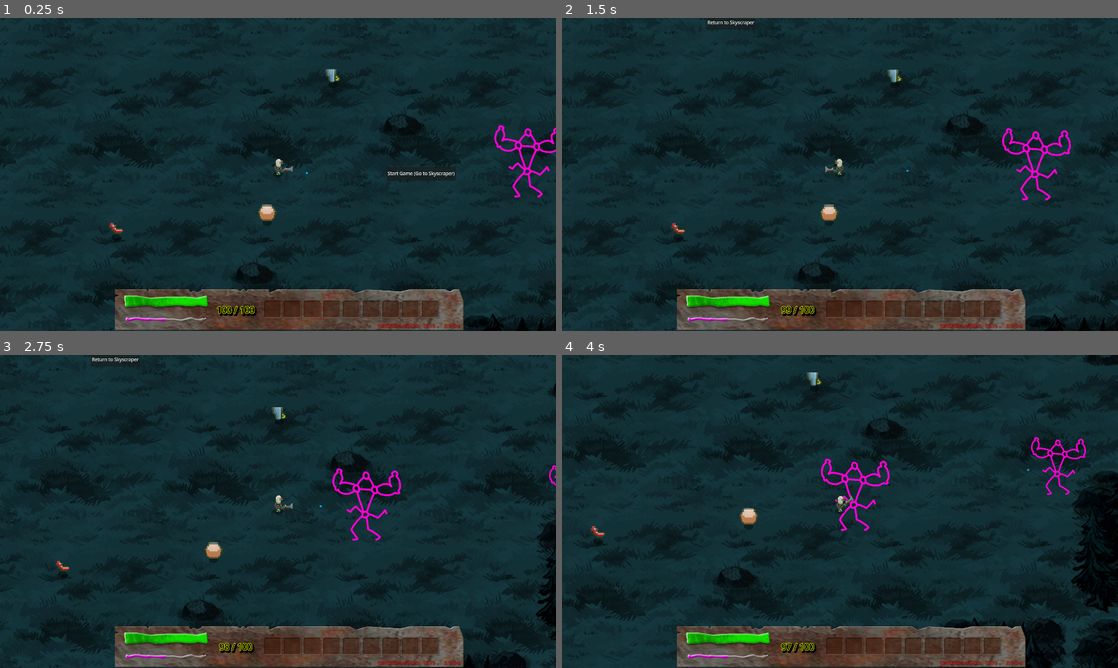
Above: before the commit, frames 1-4 (two rows, left to right).
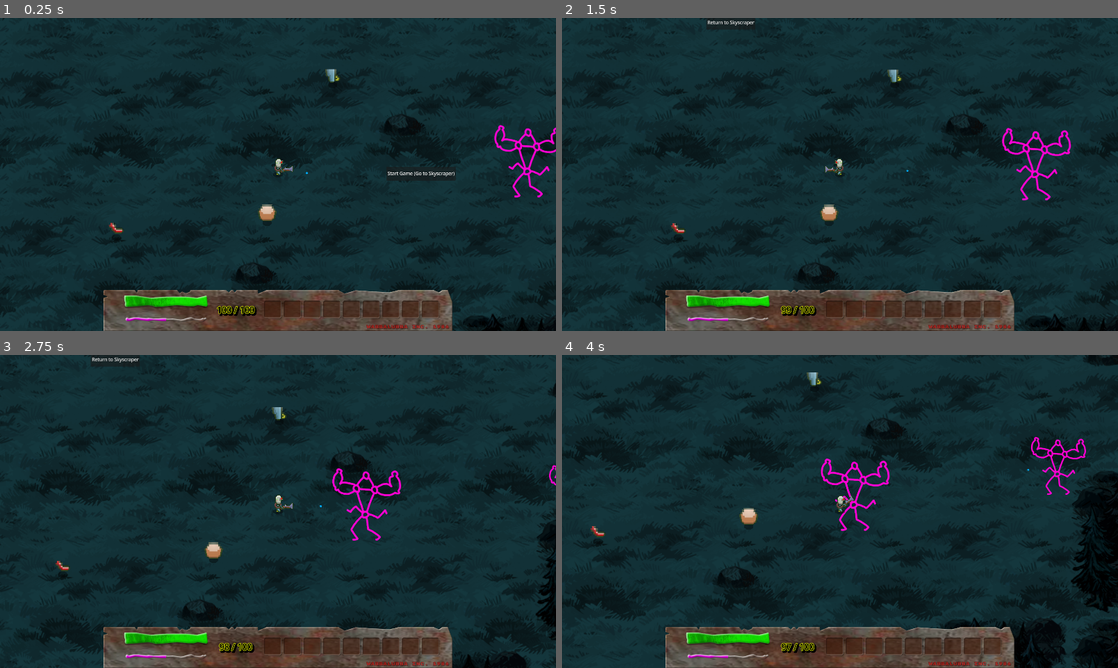
Above: after the commit, the same moments.

Repository: 100-Devs-1-Game/WildJamProject
Game: Godot game, scene res://modules/player/debug_map.tscn
Two runs of this game, one before a commit and one after it. Both use one fixed random seed, a clock stepped at 60 frames per second and the inputs below. This scene is started directly instead of the project's main scene.
Inputs (mouse positions are in pixels of both pictures, inside the frame that each line leads up to):
- Up to frame 1 (0.25 s): no input
- Up to frame 2 (1.5 s): click "Start Game (Go to Skyscraper)" at 0.5 s; click "Go To Level" at 1.25 s
- Up to frame 3 (2.75 s): tap Enter at 2 s; move the mouse to (400, 495) at 2.02 s; hold D (movement_right) from 2.03 s (still down); hold Space (interact) from 2.03 s (still down)
- Up to frame 4 (4 s): move the mouse to (728, 527) at 2.77 s; release D (movement_right) at 2.78 s; release Space (interact) at 2.78 s; hold S (movement_down) 2.78-3.53 s; tap Shift (movement_sprint) at 2.85 s; move the mouse to (895, 442) at 3.52 s; hold D (movement_right) from 3.53 s (still down); hold Space (interact) from 3.53 s (still down)

The runs differ from the first frame. In frame 1, 1.9% of the frame differs, in the area x 18-84%, y 86-100%; in frame 2, 1.9%; in frame 3, 1.9%; in frame 4, 1.9%.

Commit message:
Replace root node and some cleanup

Diff:
--- a/project/modules/hud/hud.tscn
+++ b/project/modules/hud/hud.tscn
@@ -11,16 +11,8 @@
 [sub_resource type="StyleBoxTexture" id="StyleBoxTexture_dyoe6"]
 texture = ExtResource("2_ngoot")
 
-[node name="Hud" type="Control" node_paths=PackedStringArray("health_bar", "sanity_bar", "ammo_count_label", "weapon_hotbar")]
-layout_mode = 3
-anchors_preset = 8
-anchor_left = 0.5
-anchor_top = 0.5
-anchor_right = 0.5
-anchor_bottom = 0.5
-grow_horizontal = 2
-grow_vertical = 2
-mouse_filter = 2
+[node name="Hud" type="CanvasLayer" node_paths=PackedStringArray("health_bar", "sanity_bar", "ammo_count_label", "weapon_hotbar")]
+layer = 2
 script = ExtResource("1_lqyyi")
 health_bar = NodePath("HealthBar")
 sanity_bar = NodePath("SanityBar")
@@ -28,23 +20,19 @@
 weapon_hotbar = NodePath("WeaponHotbar")
 
 [node name="Panel" type="PanelContainer" parent="."]
-layout_mode = 1
-anchors_preset = 8
+anchors_preset = 7
 anchor_left = 0.5
-anchor_top = 0.5
+anchor_top = 1.0
 anchor_right = 0.5
-anchor_bottom = 0.5
-offset_left = -563.0
-offset_top = 397.00003
-offset_right = 1157.0
-offset_bottom = 597.00006
+anchor_bottom = 1.0
+offset_left = -602.0
+offset_top = -140.0
+offset_right = 602.0
 grow_horizontal = 2
-grow_vertical = 2
-scale = Vector2(0.7, 0.7)
+grow_vertical = 0
 theme_override_styles/panel = SubResource("StyleBoxTexture_dyoe6")
 
 [node name="HealthBar" type="TextureProgressBar" parent="."]
-layout_mode = 1
 anchors_preset = 8
 anchor_left = 0.5
 anchor_top = 0.5
@@ -61,7 +49,6 @@
 texture_progress = ExtResource("3_ngoot")
 
 [node name="SanityBar" type="TextureProgressBar" parent="."]
-layout_mode = 1
 anchors_preset = 8
 anchor_left = 0.5
 anchor_top = 0.5
@@ -78,7 +65,6 @@
 texture_progress = ExtResource("5_nvutd")
 
 [node name="AmmoCountLabel" type="Label" parent="."]
-layout_mode = 1
 anchors_preset = 8
 anchor_left = 0.5
 anchor_top = 0.5
@@ -105,10 +91,7 @@
 autostart = true
 
 [node name="WeaponHotbar" parent="." instance=ExtResource("2_0vtu1")]
-layout_mode = 1
 offset_left = 256.0
 offset_top = 468.0
 offset_right = 256.0
 offset_bottom = 468.0
-
-[connection signal="timeout" from="DebuggingTimer" to="." method="_on_timer_timeout"]
